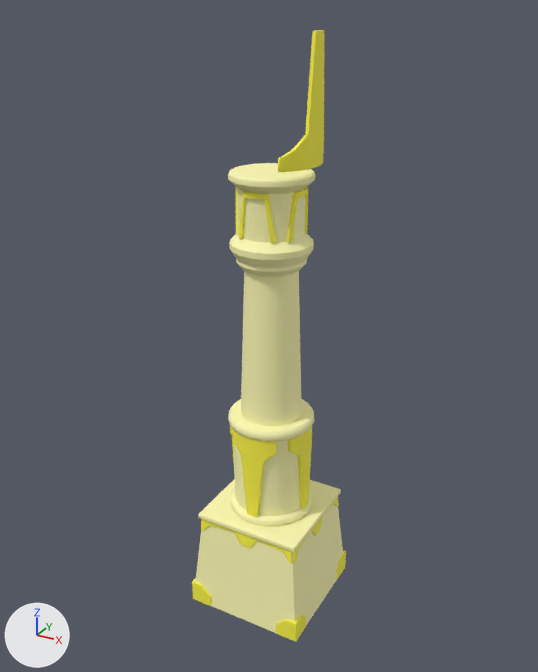
The FBX model InsertAssetsHere/Column/M_Column.fbx as it was, and as the next commit left it.
One viewpoint serves both versions: a camera (50 mm lens) standing at (2.94, -5.4, 5.52) and looking at (-0.04, 0.03, 2.8). Every picture has the same lights, and +X, +Y and +Z are marked at lower left. Where no turn or scale is listed for an object, it has been applied to the vertices.
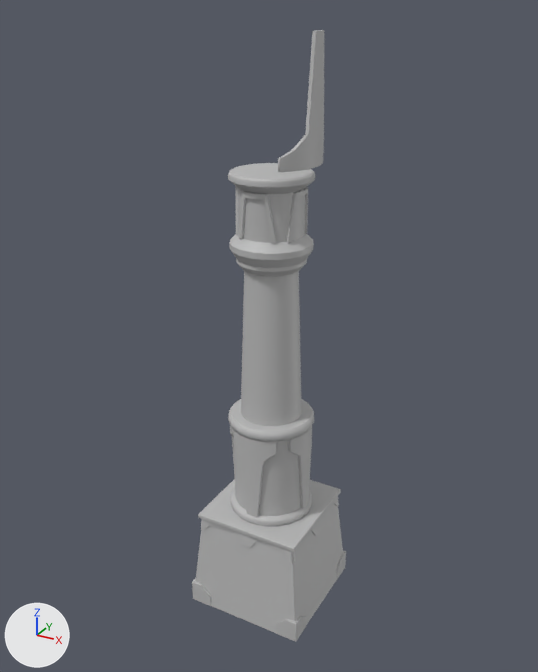
Boxes [x1, y1, x2, y2] around the edits, measured in the pictures (538 x 672 px):
part 1 of me_mesh, recoloured (yellow to grey)
    both: [192, 30, 346, 642]
part 2 of me_mesh, recoloured (beige to grey)
    both: [195, 163, 343, 633]

Diff of the bpy script that builds the scene:
```diff
--- a/InsertAssetsHere/Column/M_Column.fbx.py
+++ b/InsertAssetsHere/Column/M_Column.fbx.py
@@ mat_lambert1 @@
+mat_lambert1 = principled_material('lambert1')
+mat_lambert1.base_color = (0.5, 0.5, 0.5)  # grey #bcbcbc
@@ me_mesh @@
 me_mesh.from_pydata(...)  # 1333 vertices, 1191 faces; spans x -0.59..0.59, y -0.59..0.59, z 0.0..5.37
 # used by ob_pcylinder71; location = (0.0, 0.0, 0.0)
+# me_mesh part 1: all 628 faces that had it switch from mat_blinn2 (yellow #fff745) to mat_lambert1 (grey #bcbcbc)
+# me_mesh part 2: all 563 faces that had it switch from mat_blinn1 (beige #fffbb5) to mat_lambert1 (grey #bcbcbc)
```
